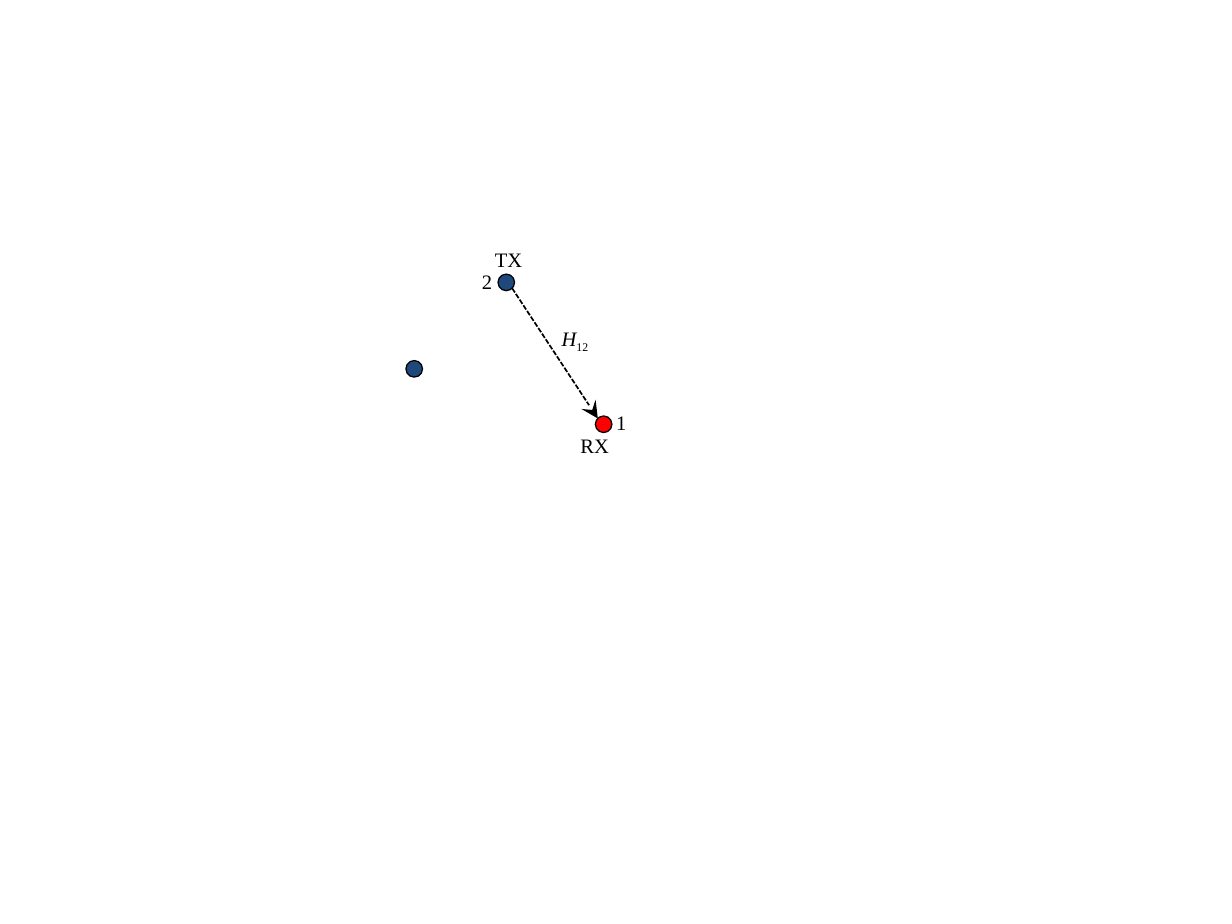
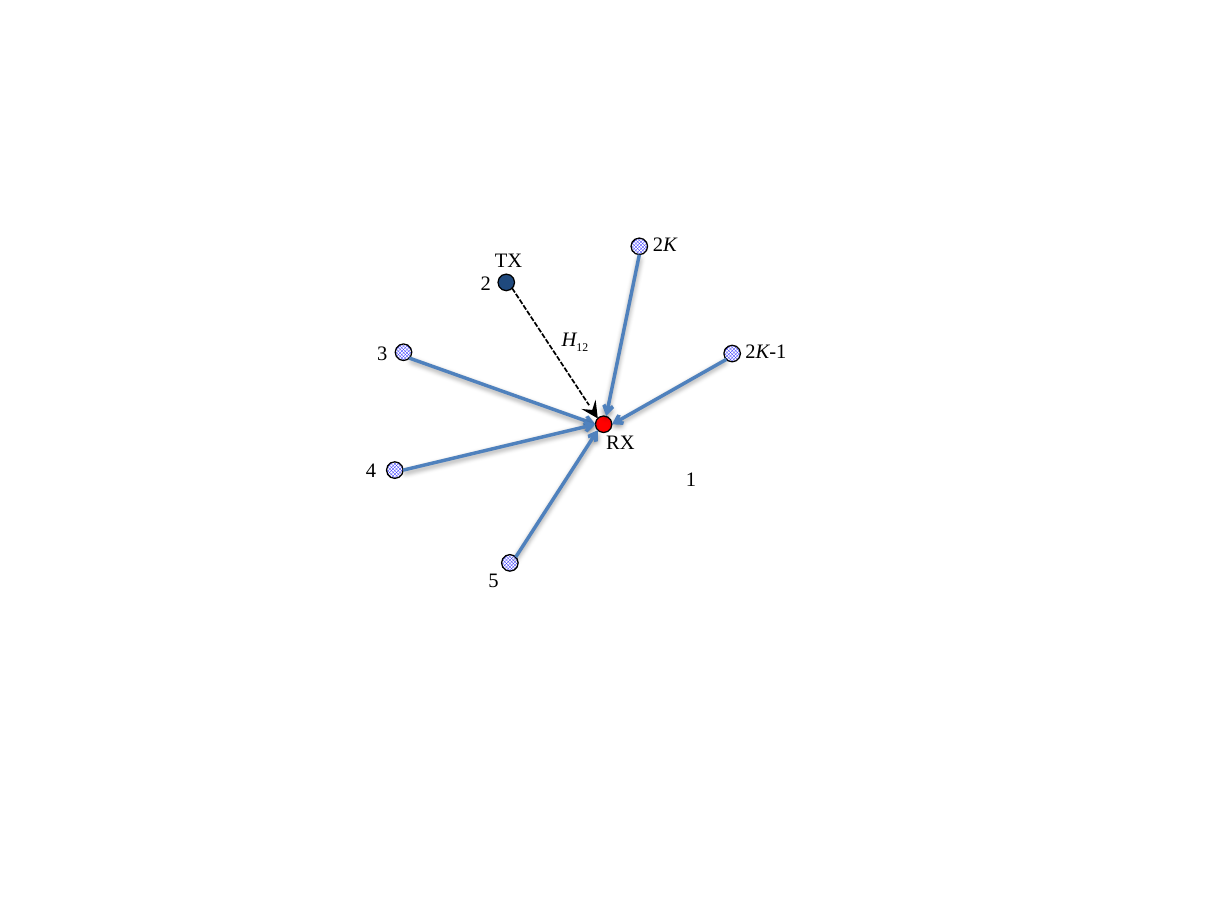
Before and after one commit to zrcao/Writing, a slide deck: slide 1 of p_A15-020/p_A15-020_figures.pptx. Drawn at 1232x924 pixels with LibreOffice and Linux fonts; fonts in the diff are those of the drawing. Boxes give left, top, right and bottom in pixels: in the first picture for what was removed or moved away, otherwise in the second. Text is boxed around its words. In the diff, an @@ line names an element or a change of style, - is before the commit and + after.

Commit message:
work-in-progress:

```diff
--- a/p_A15-020/p_A15-020_figures.pptx
+++ b/p_A15-020/p_A15-020_figures.pptx
@@ ellipse added at (631, 238, 647, 254), fill pattern #0000FF on #FFFFFF, outline #000000 0.75 pt @@
@@ text added at (653, 237, 677, 251), 12 pt, text #000000 @@
+2K
@@ arrow added from (639, 255) to (606, 416), #4F81BD 2 pt @@
@@ text added at (377, 346, 387, 361), 12 pt, text #000000 @@
+3
@@ ellipse: place and size @@
-ellipse at (407, 361, 423, 377)
+ellipse at (395, 344, 411, 360)
@@ ellipse at (395, 344, 411, 360): fill #1F497D to pattern #0000FF on #FFFFFF @@
@@ arrow added from (409, 359) to (595, 424), #4F81BD 2 pt @@
@@ ellipse added at (724, 345, 740, 361), fill pattern #0000FF on #FFFFFF, outline #000000 0.75 pt @@
@@ text added at (745, 344, 786, 358), 12 pt, text #000000 @@
+2K-1
@@ arrow added from (727, 360) to (612, 424), #4F81BD 2 pt @@
@@ arrow added from (403, 471) to (595, 424), #4F81BD 2 pt @@
@@ arrow added from (516, 557) to (598, 430), #4F81BD 2 pt @@
@@ text "RX": place and size @@
-text "RX" at (580, 439, 608, 453)
+text "RX" at (606, 435, 634, 449)
@@ text added at (366, 463, 376, 477), 12 pt, text #000000 @@
+4
@@ ellipse added at (387, 462, 403, 478), fill pattern #0000FF on #FFFFFF, outline #000000 0.75 pt @@
@@ text "1": place and size @@
-text "1" at (616, 416, 626, 430)
+text "1" at (686, 472, 696, 486)
@@ ellipse added at (501, 554, 517, 570), fill pattern #0000FF on #FFFFFF, outline #000000 0.75 pt @@
@@ text added at (488, 573, 498, 588), 12 pt, text #000000 @@
+5
```
